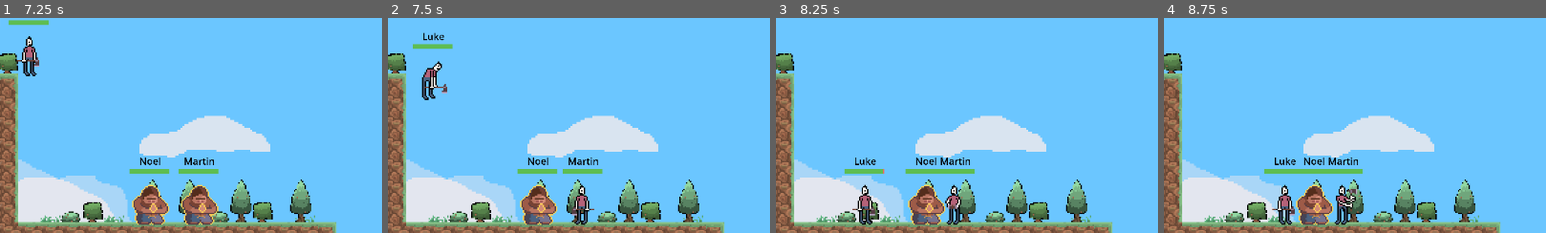
Above: before the commit, frames 1-4 (left to right).
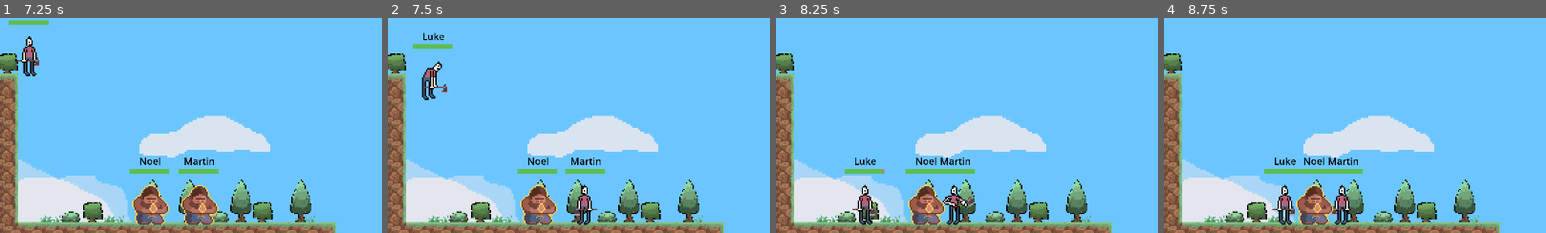
Above: after the commit, the same moments.

Repository: MichaelRRyan/ggj2024
Game: Godot game, scene res://gameplay/gameplay.tscn
Two runs of this game, one before a commit and one after it. Both use one fixed random seed, a clock stepped at 60 frames per second and the inputs below. The engine's default icon, where the game draws it, is replaced by a stand-in: a white triangle on a blue panel in a dark square.
Inputs (mouse positions are % of the whole screen's width and height, from its top left):
- Up to frame 1 (7.25 s): move the mouse to (39, 72) at 0.52 s; press the mouse at (39, 72) at 0.53 s; move the mouse to (1, 38) at 1.27 s; release the mouse at (1, 38) at 1.28 s; click (1, 38) at 1.35 s; move the mouse to (6, 34) at 2.02 s; press the mouse at (6, 34) at 2.03 s; move the mouse to (7, 34) at 2.77 s; release the mouse at (7, 34) at 2.78 s; click (7, 34) at 2.85 s; tap Enter at 3.5 s; move the mouse to (40, 69) at 3.52 s; press the mouse at (40, 69) at 3.53 s; release the mouse at (40, 69) at 4.28 s; click (40, 69) at 4.35 s; move the mouse to (34, 69) at 5.02 s; press the mouse at (34, 69) at 5.03 s; tap Space at 5.75 s; move the mouse to (34, 69) at 5.77 s; release the mouse at (34, 69) at 5.78 s; click (34, 69) at 5.85 s; move the mouse to (72, 45) at 6.52 s; press the mouse at (72, 45) at 6.53 s
- Up to frame 2 (7.5 s): move the mouse to (30, 55) at 7.27 s; release the mouse at (30, 55) at 7.28 s; click (30, 55) at 7.35 s
- Up to frame 3 (8.25 s): move the mouse to (60, 28) at 8.02 s; press the mouse at (60, 28) at 8.03 s
- Up to frame 4 (8.75 s): no input
The pictures show only the part of the screen within x 14-64%, y 26-76%; the shares and areas given below are measured in that part.

Frame 1 is identical in both runs. In frame 2, 0.8% of the frame differs, in the area x 45-57%, y 64-97%; in frame 3, 0.3%; in frame 4, 0.3%.

Commit message:
Finished cursor and created god cursor

Diff:
--- a/features/cursor/cursor.gd
+++ b/features/cursor/cursor.gd
@@ -1,4 +1,8 @@
 extends Node
+
+signal entity_clicked(entity : Entity)
+signal entity_held(entity : Entity)
+signal entity_released(entity : Entity)
 
 enum CursorState {
 	IDLE,
@@ -17,33 +21,39 @@
 	Global.mouse.connect("interactable_exited", _on_interactable_exited)
 
 #-------------------------------------------------------------------------------
+func _on_interactable_entered(node):
+	_hovered_interactables.push_back(node)
+
+#-------------------------------------------------------------------------------
+func _on_interactable_exited(node):
+	_hovered_interactables.erase(node)
+
+#-------------------------------------------------------------------------------
+# TODO Pickup with priority - See Global.Mouse comments.
+func _find_hold_target():
+	if _hovered_interactables.is_empty():
+		return null
+
+	var parent = _hovered_interactables.front().get_parent()
+	if parent and parent is Entity:
+		return parent
+
+#-------------------------------------------------------------------------------
 func _input(event):
 	if event.is_action_pressed("select"):
 		if _state == CursorState.IDLE:
 			_set_state(CursorState.PROCESSING)
 
 	elif event.is_action_released("select"):
-		if _state == CursorState.HOLD or _state == CursorState.CLICK:
-			_state = CursorState.IDLE
-			print("Released")
-
-			if _state == CursorState.CLICK:
-				$HoldTimer.stop()
+		if _state == CursorState.PROCESSING:
+			_set_state(CursorState.CLICK)
+		elif _state == CursorState.HOLD:
+			_set_state(CursorState.IDLE)
 
 #-------------------------------------------------------------------------------
 func _on_hold_timer_timeout():
 	if _state == CursorState.PROCESSING:
 		_set_state(CursorState.HOLD)
-	elif _state == CursorState.IDLE:
-		_set_state(CursorState.CLICK)
-
-#-------------------------------------------------------------------------------
-func _on_interactable_entered(node):
-	_hovered_interactables.push_back(node)
-
-#-------------------------------------------------------------------------------
-func _on_interactable_exited(node):
-	_hovered_interactables.erase(node)
 
 #-------------------------------------------------------------------------------
 func _set_state(new_state : CursorState) -> bool:
@@ -53,41 +63,23 @@
 	match _state:
 		CursorState.IDLE:
 			success = true
-
-			# Transition from IDLE to PROCESSING
 			if new_state == CursorState.PROCESSING:
 				_trans_idle_to_processing()
 
-			# Transition from IDLE to PROCESSING
-			if new_state == CursorState.CLICK:
-
-				if not _hovered_interactables.is_empty():
-					var parent = _hovered_interactables.front().get_parent()
-
-					if parent and parent is Entity:
-						_held_entity = parent
-						print("Clicked " + _held_entity.name)
-
 		CursorState.PROCESSING:
 			success = true
-
-			# Transition to HOLD
-			if _state == CursorState.HOLD:
-				if not _hovered_interactables.is_empty():
-					print("Holding " + _hovered_interactables.front().name)
-
-			# Transition to CLICK
-			if new_state == CursorState.CLICK:
-				if _held_entity:
-					print("Clicked + " + _held_entity.name)
-				else:
-					print("Clicked")
+			if new_state == CursorState.HOLD:
+				_trans_processing_to_hold()
+			elif new_state == CursorState.CLICK:
+				_trans_processing_to_click()
 
 		CursorState.CLICK:
 			success = true
 
 		CursorState.HOLD:
 			success = true
+			if new_state == CursorState.IDLE:
+				_trans_hold_to_idle()
 
 	if success:
 		_state = new_state
@@ -103,13 +95,35 @@
 	if _held_entity:
 		print("Processing " + _held_entity.name)
 
+#-------------------------------------------------------------------------------
+func _trans_processing_to_click():
+	if _held_entity:
+		emit_signal("entity_clicked", _held_entity)
+
+	$HoldTimer.stop()
+	call_deferred("_set_state", CursorState.IDLE)
+	_held_entity = null
+
+	if _held_entity:
+		print("Clicked + " + _held_entity.name)
+	else:
+		print("Clicked")
 
 #-------------------------------------------------------------------------------
-# TODO Pickup with priority - See Global.Mouse comments.
-func _find_hold_target():
-	if _hovered_interactables.is_empty():
-		return null
+func _trans_processing_to_hold():
+	if _held_entity:
+		emit_signal("entity_held", _held_entity)
 
-	var parent = _hovered_interactables.front().get_parent()
-	if parent and parent is Minion: # TODO switch for interface
-		return parent
+	if _held_entity:
+		print("Holding " + _held_entity.name)
+
+#-------------------------------------------------------------------------------
+func _trans_hold_to_idle():
+	if _held_entity:
+		emit_signal("entity_released", _held_entity)
+		print("Released + " + _held_entity.name)
+		_held_entity = null
+	else:
+		print("Released")
+
+#-------------------------------------------------------------------------------
--- /dev/null
+++ b/features/cursor/cursor.tscn
@@ -0,0 +1,12 @@
+[gd_scene load_steps=2 format=3 uid="uid://c75unhmng0c4y"]
+
+[ext_resource type="Script" path="res://features/cursor/cursor.gd" id="1_v5doo"]
+
+[node name="Cursor" type="Node"]
+script = ExtResource("1_v5doo")
+
+[node name="HoldTimer" type="Timer" parent="."]
+wait_time = 0.3
+one_shot = true
+
+[connection signal="timeout" from="HoldTimer" to="." method="_on_hold_timer_timeout"]
--- /dev/null
+++ b/features/cursor/god_cursor.gd
@@ -0,0 +1,20 @@
+extends "res://features/cursor/cursor.gd"
+
+
+#-------------------------------------------------------------------------------
+func _on_entity_clicked(entity):
+	if entity is Minion:
+		var minion : Minion = entity
+		minion.change_state_to(Minion.MinionState.WORSHIP)
+
+
+#-------------------------------------------------------------------------------
+func _on_entity_held(entity):
+	pass # Replace with function body.
+
+
+#-------------------------------------------------------------------------------
+func _on_entity_released(entity):
+	pass # Replace with function body.
+
+#-------------------------------------------------------------------------------
--- /dev/null
+++ b/features/cursor/god_cursor.tscn
@@ -0,0 +1,11 @@
+[gd_scene load_steps=3 format=3 uid="uid://wax8rcup3weu"]
+
+[ext_resource type="PackedScene" uid="uid://c75unhmng0c4y" path="res://features/cursor/cursor.tscn" id="1_ax1ua"]
+[ext_resource type="Script" path="res://features/cursor/god_cursor.gd" id="2_78ldr"]
+
+[node name="GodCursor" instance=ExtResource("1_ax1ua")]
+script = ExtResource("2_78ldr")
+
+[connection signal="entity_clicked" from="." to="." method="_on_entity_clicked"]
+[connection signal="entity_held" from="." to="." method="_on_entity_held"]
+[connection signal="entity_released" from="." to="." method="_on_entity_released"]
--- a/features/entity_pickup/pickup_component.gd
+++ b/features/entity_pickup/pickup_component.gd
@@ -49,7 +49,7 @@
 
 #-------------------------------------------------------------------------------
 func _on_mouse_exited():
-	Global.mouse.entered(self)
+	Global.mouse.exited(self)
 	_mouse_hovered = false
 
 #-------------------------------------------------------------------------------
--- a/gameplay/gameplay.tscn
+++ b/gameplay/gameplay.tscn
@@ -7,7 +7,7 @@
 [ext_resource type="PackedScene" uid="uid://b7u5ttuukuhdx" path="res://features/entity/minion.tscn" id="6_jtv3i"]
 [ext_resource type="Script" path="res://gameplay/kill_area.gd" id="6_uc1pn"]
 [ext_resource type="PackedScene" uid="uid://bal1dnmt1mgeg" path="res://gameplay/objective_manager.tscn" id="7_cj0x0"]
-[ext_resource type="Script" path="res://features/cursor/cursor.gd" id="9_ofjw6"]
+[ext_resource type="PackedScene" uid="uid://wax8rcup3weu" path="res://features/cursor/god_cursor.tscn" id="9_5iffb"]
 [ext_resource type="PackedScene" uid="uid://c0ierwhaepa5j" path="res://Characters/tree.tscn" id="10_tuqad"]
 
 [sub_resource type="RectangleShape2D" id="RectangleShape2D_f1gx5"]
@@ -102,12 +102,6 @@
 
 [node name="Timer" type="Timer" parent="."]
 
-[node name="Cursor" type="Node" parent="."]
-script = ExtResource("9_ofjw6")
-
-[node name="HoldTimer" type="Timer" parent="Cursor"]
-wait_time = 0.3
-one_shot = true
+[node name="GodCursor" parent="." instance=ExtResource("9_5iffb")]
 
 [connection signal="body_entered" from="KillArea" to="KillArea" method="_on_body_entered"]
-[connection signal="timeout" from="Cursor/HoldTimer" to="Cursor" method="_on_hold_timer_timeout"]
